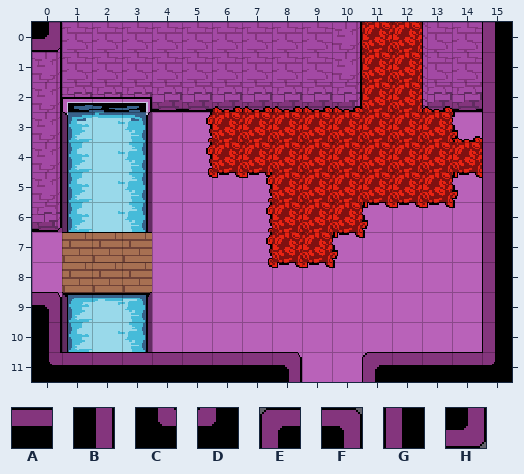
Two versions of a level (Tiled map, scripts/world/maps/Ruins01.tmx). Above is the file before it was changed.
Cells are 20x20 px. Shown: x 0..15, y 0..11.
Key: from "ruins-tiles": A 6, B 15, C 37, D 38, E 133, F 135, G 141, H 151.
_ is an empty cell.
Layers that did not change in this view are not listed.
Layer "Ceiling" before, first column x 0:
 0 H______________G
 1 _______________G
 2 _______________G
 3 _______________G
 4 _______________G
 5 _______________G
 6 _______________G
 7 _______________G
 8 _______________G
 9 F______________G
10 B______________G
11 CAAAAAAAF__EAAAD
New version:
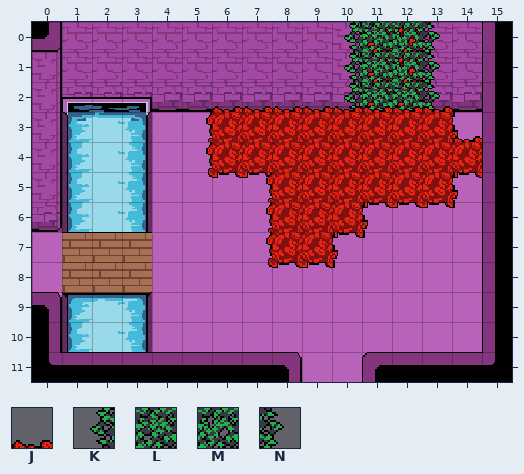
Further tiles: from "ruins-tiles": J 89, K 92, L 93, M 94, N 95.
Tiles of an added or newly shown layer are drawn over the layers below it.
Diff:
Changed rows in their new state; . is an unchanged cell.
Layer "Ceiling":
first column x 10:
 0 KLMN
 1 KLMN
 2 KLLN
Layer "Tile Layer 6" (added):
first column x 10:
 2 JJJJ
Boxes around the changes in both pictures, in picture pixels (x1, y1, x2, y2):
added: (344, 22, 440, 112)
